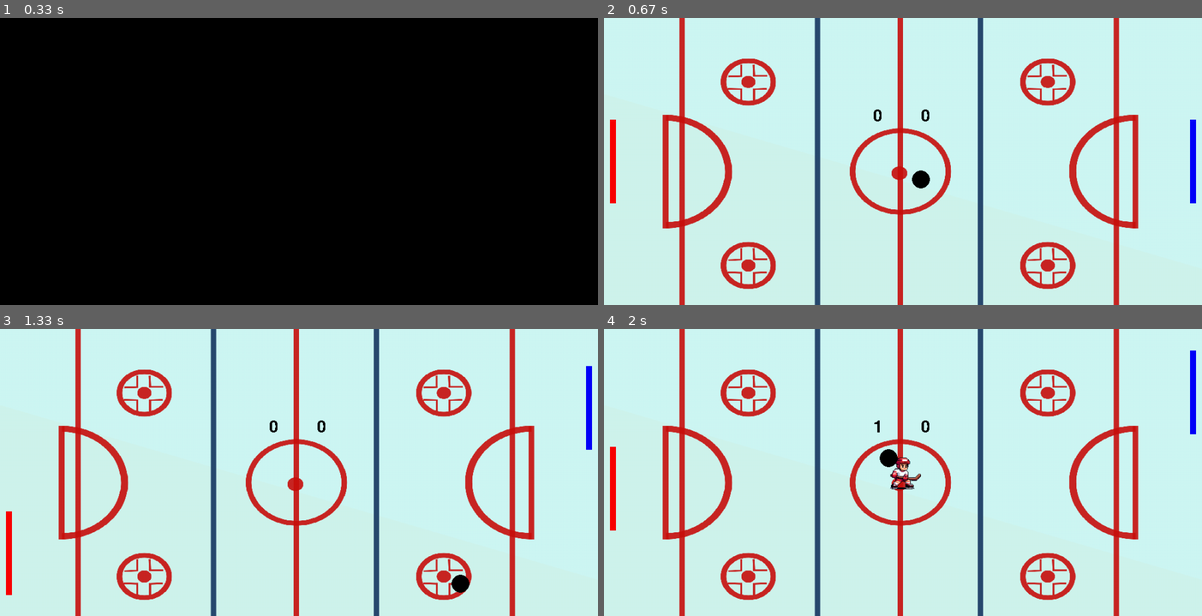
Above: before the commit, frames 1-4 (two rows, left to right).
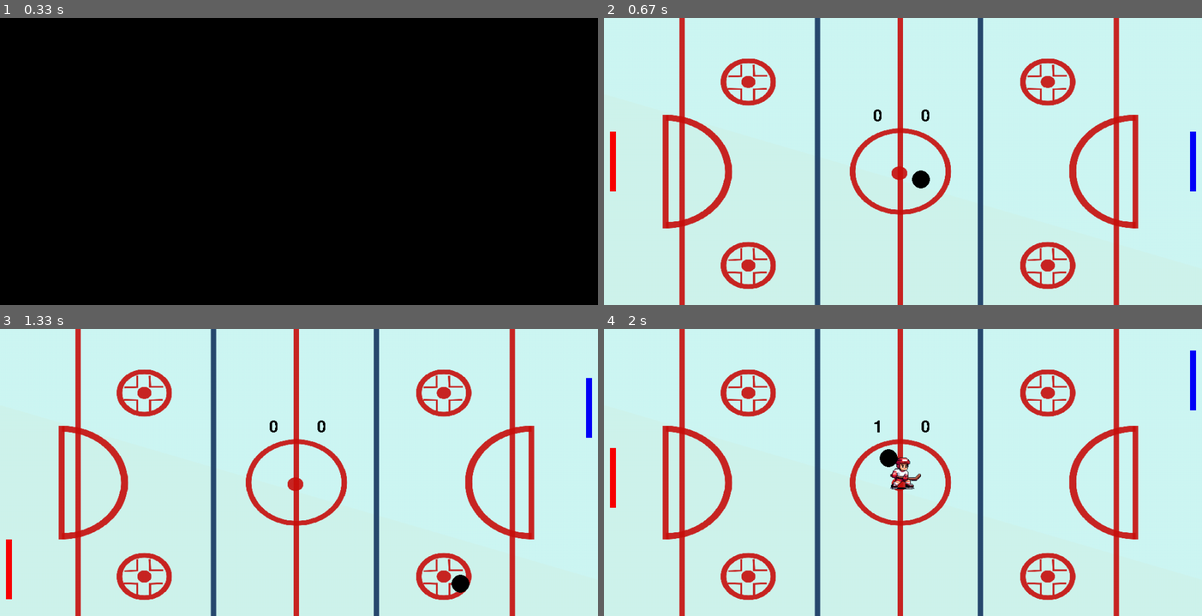
Above: after the commit, the same moments.

Repository: gabidifi/Pygame--Gabi-e-Felipe
Game: pygame game, started from jogo2.py
Two runs of this game, one before a commit and one after it. Both use one fixed random seed, a clock stepped at 60 frames per second and the inputs below.
Inputs:
- Up to frame 1 (0.33 s): no input
- Up to frame 2 (0.67 s): tap 1 at 0.33 s
- Up to frame 3 (1.33 s): hold Up 0.67-1.13 s; hold Down from 1.17 s (still down)
- Up to frame 4 (2 s): release Down at 1.47 s; hold Up 1.5-1.87 s; hold Down from 1.9 s (still down)

Frame 1 is identical in both runs. In frame 2, 0.2% of the frame differs, in the area x 1-99%, y 35-65%; in frame 3, 0.2%, in the area x 1-99%, y 12-95%; in frame 4, 0.2%.

Commit message:
mudando o comprimento da barra para dificultar o jogo

Diff:
--- a/config_geral.py
+++ b/config_geral.py
@@ -26,8 +26,8 @@
 fundo = pygame.transform.scale(fundo, (tela_largura, tela_altura))
 
 # Configuração dos objetos
-jogador = pygame.Rect(tela_largura - 20, tela_altura / 2 - 70, 10, 140)
-oponente = pygame.Rect(10, tela_altura / 2 - 70, 10, 140)
+jogador = pygame.Rect(tela_largura - 20, tela_altura / 2 - 50, 10, 100)
+oponente = pygame.Rect(10, tela_altura / 2 - 50, 10, 100)
 bola = pygame.Rect(tela_largura / 2 - 15, tela_altura / 2 - 15, 30, 30)
 
 # imagens menu
